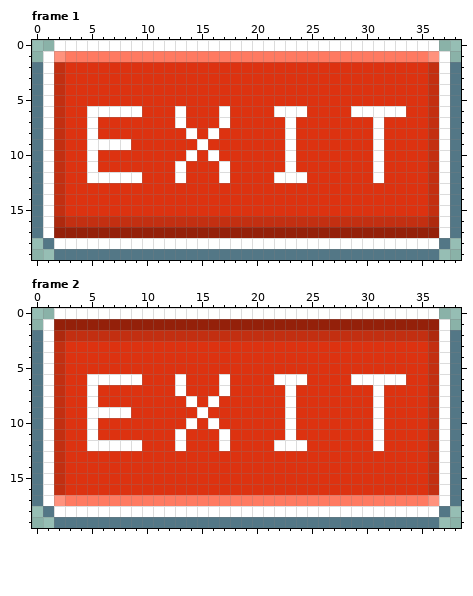
Edited in one commit: pixel-art file (assets/art/ui/big-back-button.aseprite). This is how it looked before the edit.
39x20 pixels, 2 frames. Shown: frame 1, frame 2.
Now the later version:
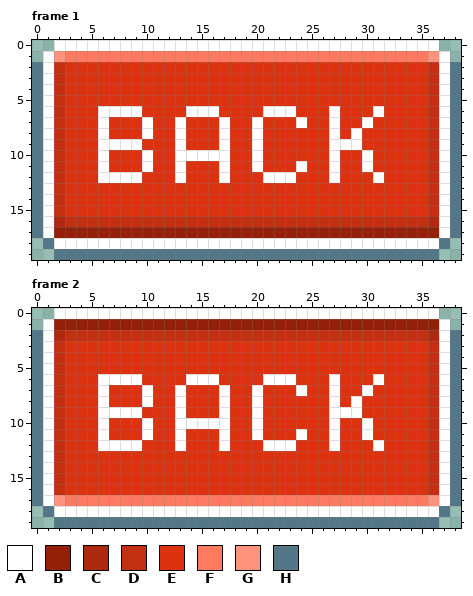
Palette (. is transparent): A #ffffff  B #94200a  C #ae290e  D #c32f11  E #dd3210  F #ff7a61  G #ff927d  H #537786
From old to new:
Frame 1, layer "text":
y 6: x 5 A -> E; x 13..17 AEEEA -> EAAAE; x 21 E -> A; x 24 A -> E; x 27 E -> A; x 29..30 AA -> EE; x 32..33 AA -> EE
y 7: x 5..6 AE -> EA; x 10 E -> A; x 20 E -> A; x 23..24 AE -> EA; x 27 E -> A; x 30..31 EA -> AE
y 8: x 5..6 AE -> EA; x 10 E -> A; x 13..14 EA -> AE; x 16..17 AE -> EA; x 20 E -> A; x 23 A -> E; x 27 E -> A; x 29 E -> A; x 31 A -> E
y 9: x 5 A -> E; x 9 E -> A; x 13 E -> A; x 15 A -> E; x 17 E -> A; x 20 E -> A; x 23 A -> E; x 27..29 EEE -> AAA; x 31 A -> E
y 10: x 5..6 AE -> EA; x 10 E -> A; x 13 E -> A; x 15 E -> A; x 17 E -> A; x 20 E -> A; x 23 A -> E; x 27 E -> A; x 30..31 EA -> AE
y 11: x 5..6 AE -> EA; x 10 E -> A; x 20 E -> A; x 23..24 AE -> EA; x 27 E -> A; x 30..31 EA -> AE
y 12: x 5 A -> E; x 21 E -> A; x 24 A -> E; x 27 E -> A
Frame 2, layer "text": the same change as frame 1
Pixel boxes of the changes (left, top, right, bottom) in both pictures:
changed: (87, 106, 406, 183)
changed: (87, 374, 406, 451)
